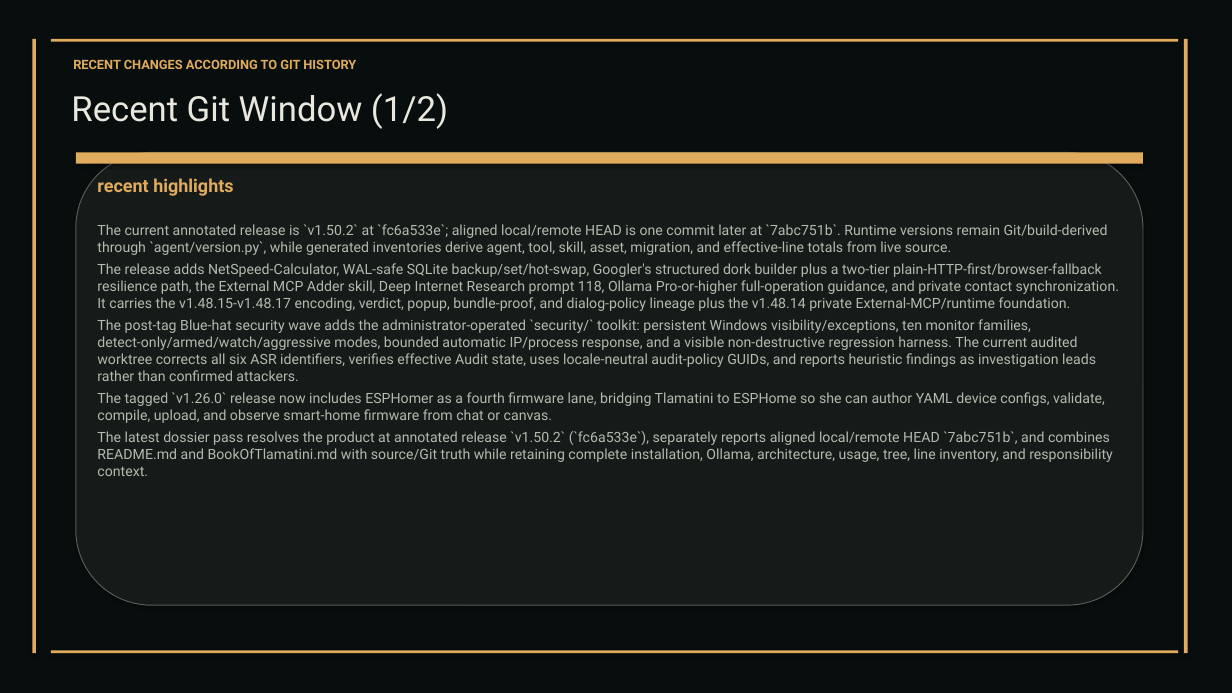
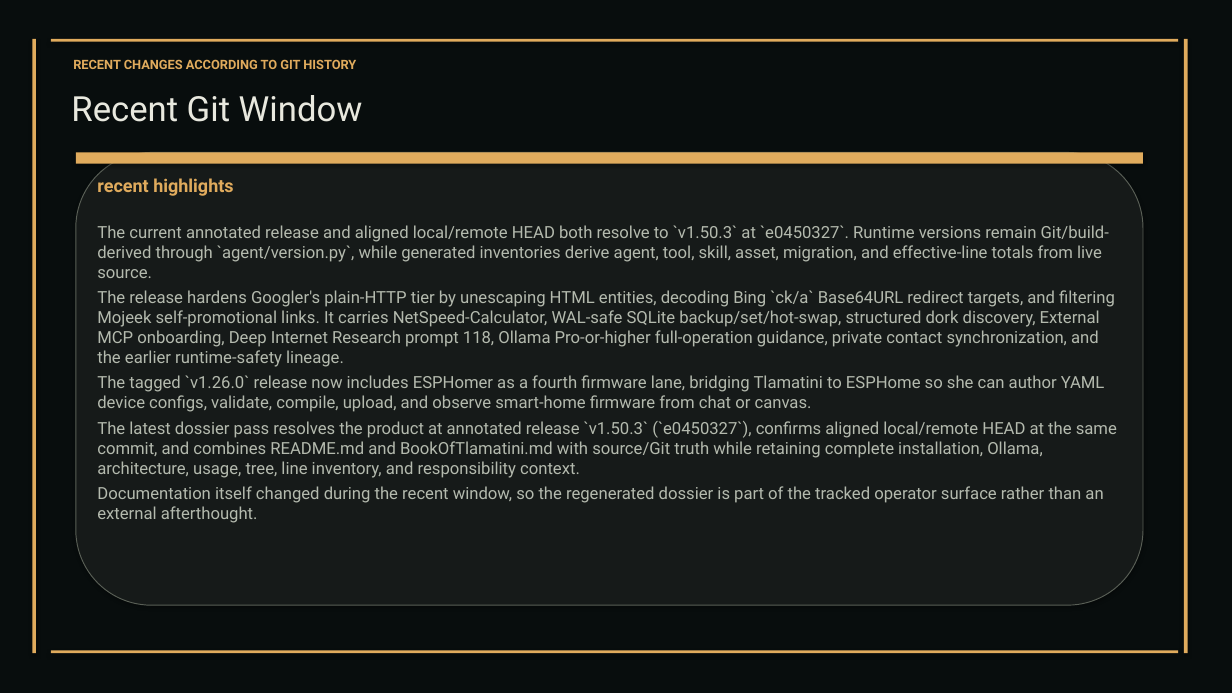
Before and after one commit to XAIHT/Tlamatini, a slide deck: slide 123 of Tlamatini_eXtended_Artificial_Intelligence_Humanly_Tempered.pptx. Drawn at 1232x693 pixels with LibreOffice and Linux fonts; fonts in the diff are those of the drawing. Boxes give left, top, right and bottom in pixels: in the first picture for what was removed or moved away, otherwise in the second. Text is boxed around its words. In the diff, an @@ line names an element or a change of style, - is before the commit and + after.

```diff
--- a/Tlamatini_eXtended_Artificial_Intelligence_Humanly_Tempered.pptx
+++ b/Tlamatini_eXtended_Artificial_Intelligence_Humanly_Tempered.pptx
@@ text at (x1=71, y1=95, x2=363, y2=122): text changed @@
-Recent Git Window (1/2)
+Recent Git Window
@@ text at (x1=97, y1=225, x2=1115, y2=367): text changed; size 11 to 13 pt @@
-The current annotated release is `v1.50.2` at `fc6a533e`; aligned local/remote HEAD is one commit later at `7abc751b`. Runtime versions remain Git/build-derived through `agent/version.py`, while generated inventories derive agent, tool, skill, asset, migration, and effective-line totals from live source.
-The release adds NetSpeed-Calculator, WAL-safe SQLite backup/set/hot-swap, Googler's structured dork builder plus a two-tier plain-HTTP-first/browser-fallback resilience path, the External MCP Adder skill, Deep Internet Research prompt 118, Ollama Pro-or-higher full-operation guidance, and private contact synchronization. It carries the v1.48.15-v1.48.17 encoding, verdict, popup, bundle-proof, and dialog-policy lineage plus the v1.48.14 private External-MCP/runtime foundation.
-The post-tag Blue-hat security wave adds the administrator-operated `security/` toolkit: persistent Windows visibility/exceptions, ten monitor families, detect-only/armed/watch/aggressive modes, bounded automatic IP/process response, and a visible non-destructive regression harness. The current audited worktree corrects all six ASR identifiers, verifies effective Audit state, uses locale-neutral audit-policy GUIDs, and reports heuristic findings as investigation leads rather than confirmed attackers.
+The current annotated release and aligned local/remote HEAD both resolve to `v1.50.3` at `e0450327`. Runtime versions remain Git/build-derived through `agent/version.py`, while generated inventories derive agent, tool, skill, asset, migration, and effective-line totals from live source.
+The release hardens Googler's plain-HTTP tier by unescaping HTML entities, decoding Bing `ck/a` Base64URL redirect targets, and filtering Mojeek self-promotional links. It carries NetSpeed-Calculator, WAL-safe SQLite backup/set/hot-swap, structured dork discovery, External MCP onboarding, Deep Internet Research prompt 118, Ollama Pro-or-higher full-operation guidance, private contact synchronization, and the earlier runtime-safety lineage.
@@ text at (x1=97, y1=375, x2=1105, y2=412): size 11 to 13 pt in "The tagged `v1.26.0` release now includes ESPHomer ..." @@
@@ text at (x1=97, y1=421, x2=1117, y2=523): text changed; size 11 to 13 pt @@
-The latest dossier pass resolves the product at annotated release `v1.50.2` (`fc6a533e`), separately reports aligned local/remote HEAD `7abc751b`, and combines README.md and BookOfTlamatini.md with source/Git truth while retaining complete installation, Ollama, architecture, usage, tree, line inventory, and responsibility context.
+The latest dossier pass resolves the product at annotated release `v1.50.3` (`e0450327`), confirms aligned local/remote HEAD at the same commit, and combines README.md and BookOfTlamatini.md with source/Git truth while retaining complete installation, Ollama, architecture, usage, tree, line inventory, and responsibility context.
+Documentation itself changed during the recent window, so the regenerated dossier is part of the tracked operator surface rather than an external afterthought.
```
Also in this commit, not shown: 19 other slides changed, 1 slide removed, 10 other files.
